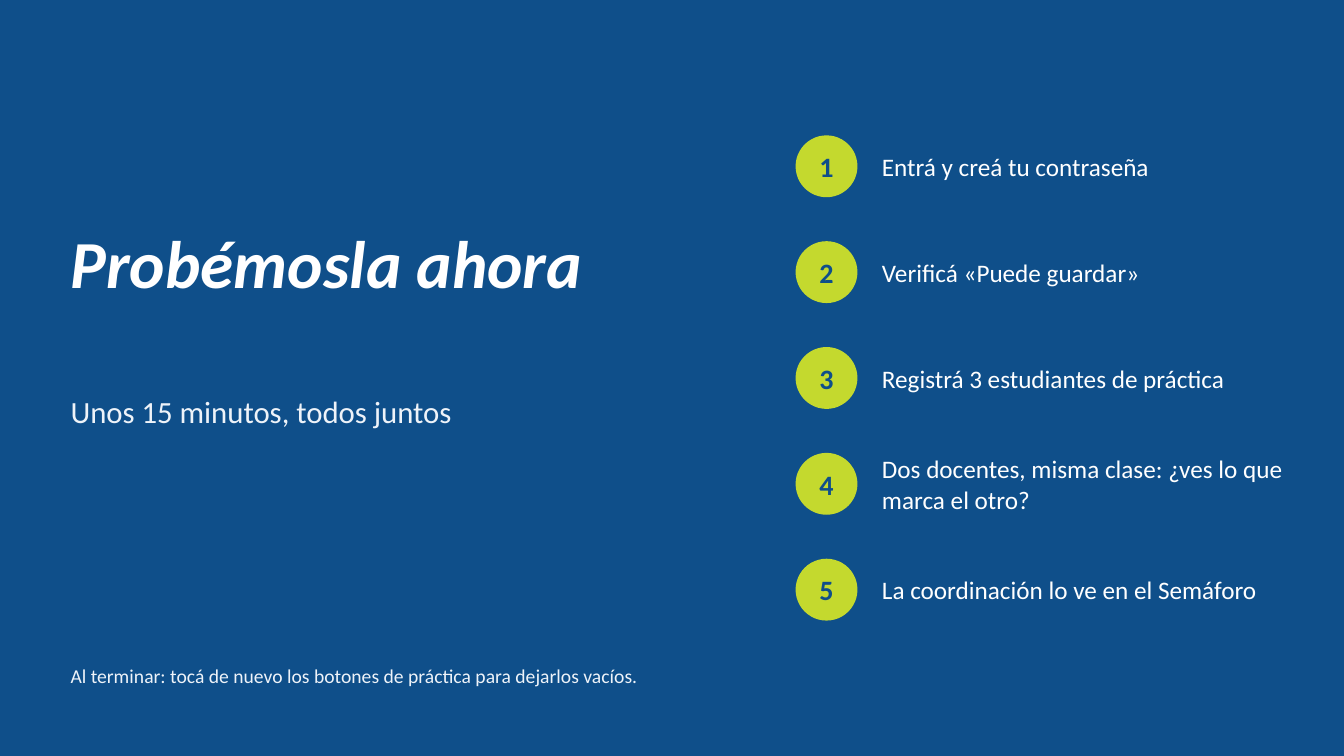
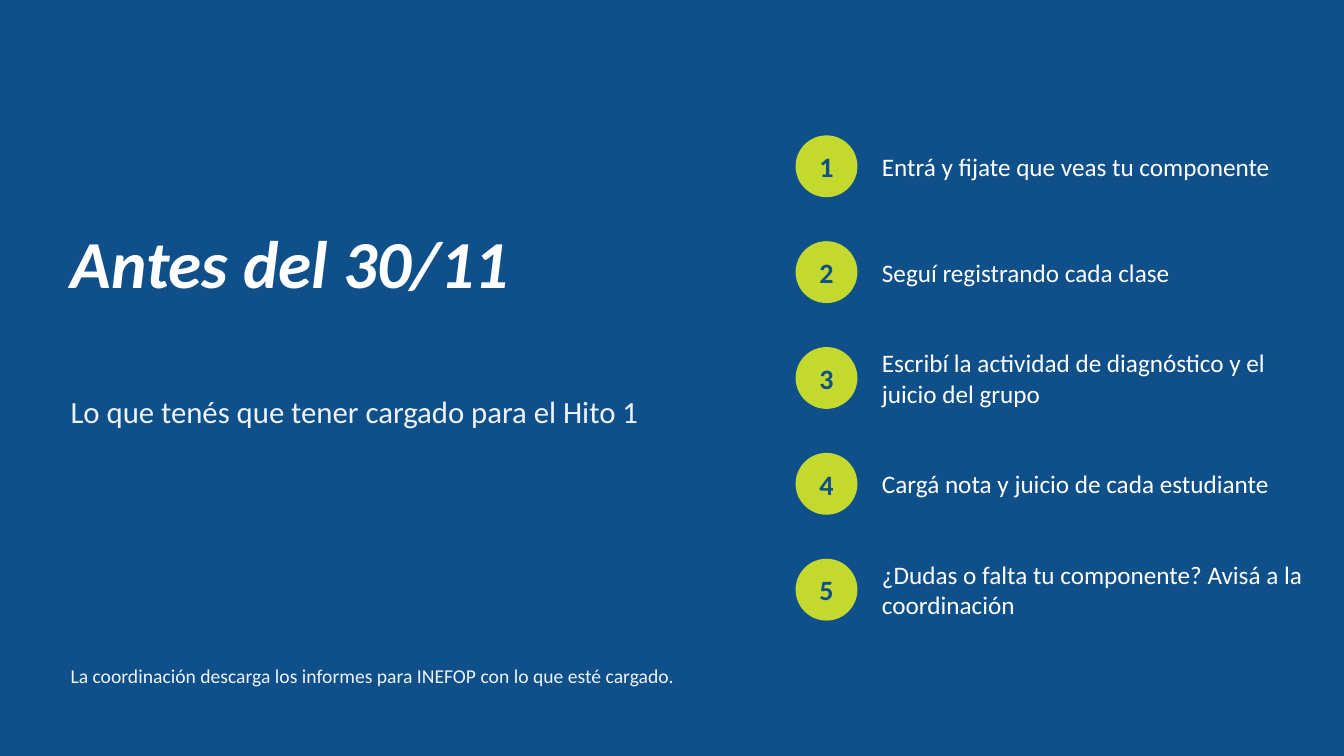
Before and after one commit to marcelosanchezempresa-eng/desafio-ted, a slide deck: slide 15 of jovenes26-citef/Presentacion-Semaforo-Jovenes26.pptx (slide 11 before the commit). Drawn at 1344x756 pixels with LibreOffice and Linux fonts; fonts in the diff are those of the drawing. Boxes give left, top, right and bottom in pixels: in the first picture for what was removed or moved away, otherwise in the second. Text is boxed around its words. In the diff, an @@ line names an element or a change of style, - is before the commit and + after.

```diff
--- a/jovenes26-citef/Presentacion-Semaforo-Jovenes26.pptx
+++ b/jovenes26-citef/Presentacion-Semaforo-Jovenes26.pptx
@@ text at <box>882,158,1269,181</box>: text changed @@
-Entrá y creá tu contraseña
+Entrá y fijate que veas tu componente
@@ title at <box>71,241,508,291</box>: text changed @@
-Probémosla ahora
+Antes del 30/11
@@ text at <box>882,264,1169,287</box>: text changed @@
-Verificá «Puede guardar»
+Seguí registrando cada clase
@@ text at <box>882,354,1264,408</box>: text changed @@
-Registrá 3 estudiantes de práctica
+Escribí la actividad de diagnóstico y el juicio del grupo
@@ text at <box>71,401,638,429</box>: text changed @@
-Unos 15 minutos, todos juntos
+Lo que tenés que tener cargado para el Hito 1
@@ text at <box>882,475,1268,498</box>: text changed @@
-Dos docentes, misma clase: ¿ves lo que marca el otro?
+Cargá nota y juicio de cada estudiante
@@ text at <box>882,566,1302,614</box>: text changed @@
-La coordinación lo ve en el Semáforo
+¿Dudas o falta tu componente? Avisá a la coordinación
@@ text at <box>71,669,674,687</box>: text changed @@
-Al terminar: tocá de nuevo los botones de práctica para dejarlos vacíos.
+La coordinación descarga los informes para INEFOP con lo que esté cargado.
```
Also in this commit, not shown: 2 other slides changed, 4 slides added, 8 other files.
